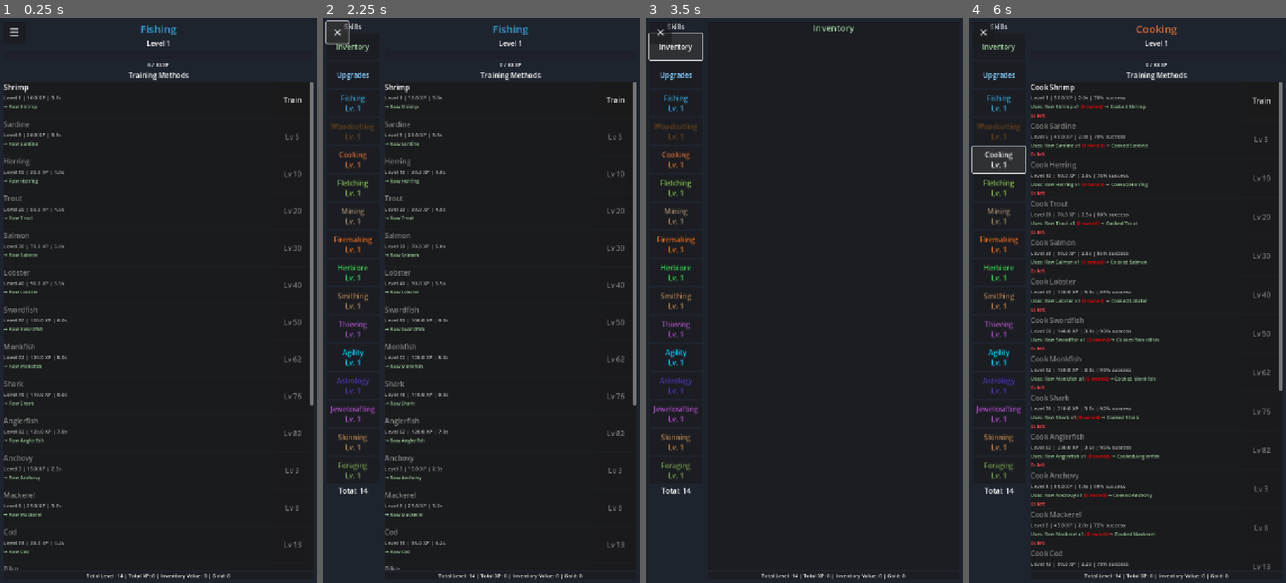
Above: before the commit, frames 1-4 (left to right).
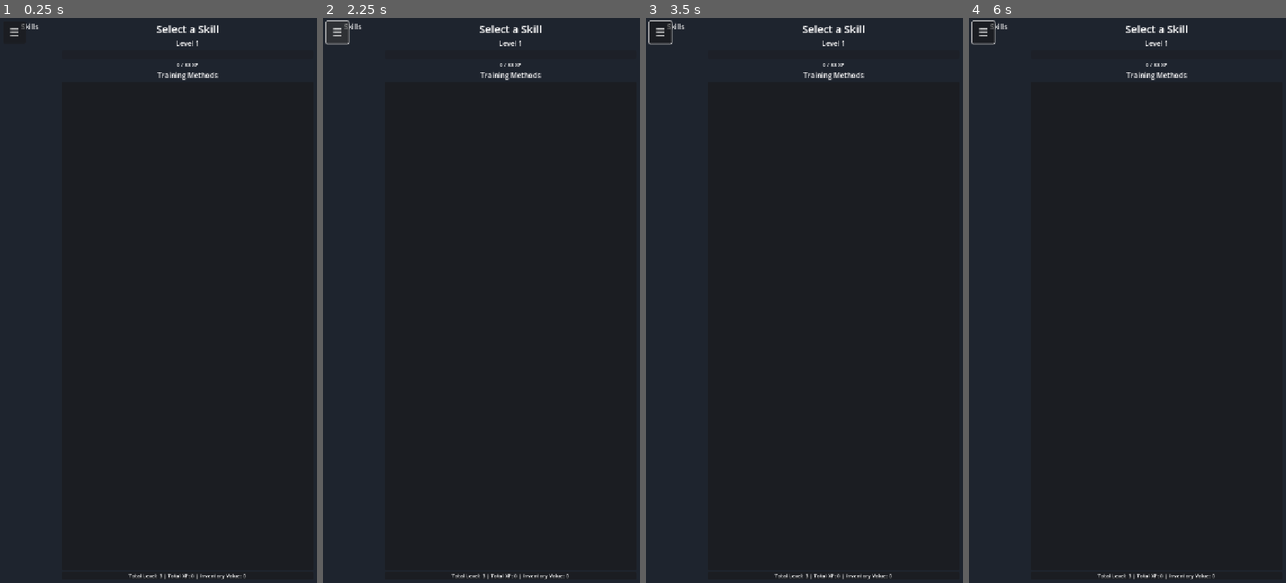
Above: after the commit, the same moments.

Repository: fahmed93/idlescapers
Game: Godot game, scene res://scenes/main.tscn
The game is run twice, just before and just after one commit, with the same random seed, the same clock (stepped at 60 frames per second) and the same inputs. This scene is started directly instead of the project's main scene.
Inputs (mouse positions are in pixels of both pictures, inside the frame that each line leads up to):
- Up to frame 1 (0.25 s): no input
- Up to frame 2 (2.25 s): click (614, 97) at 0.5 s, where only the run before the commit has a clickable "Train"; click (481, 114) at 1.25 s, where only the run before the commit has a clickable "Stop Training"; click "☰" at 2 s
- Up to frame 3 (3.5 s): click (674, 46) at 2.75 s, where only the run before the commit has a clickable "Inventory"
- Up to frame 4 (6 s): click (997, 74) at 3.5 s, where only the run before the commit has a clickable "Upgrades"; click (997, 102) at 4.25 s, where only the run before the commit has a clickable "Fishing Lv. 1"; click (997, 131) at 5 s, where only the run before the commit has a clickable "Woodcutting Lv. 1"; click (997, 159) at 5.75 s, where only the run before the commit has a clickable "Cooking Lv. 1"

The runs differ from the first frame. In frame 1, 3.8% of the frame differs, in the area x 1-99%, y 1-100%; in frame 2, 4.8%; in frame 3, 2.2%; in frame 4, 7.7%, in the area x 0-99%, y 0-100%.
Error after the commit: Parse Error: Identifier "speed_modifier" not declared in the current scope. (res://scripts/main.gd:216)

Commit message:
Move speed bonus display from individual actions to skill header
Co-authored-by: fahmed93 <4407704+fahmed93@users.noreply.github.com>

Diff:
--- a/scenes/main.tscn
+++ b/scenes/main.tscn
@@ -69,6 +69,14 @@
 layout_mode = 2
 theme_override_font_sizes/font_size = 12
 text = "0 / 83 XP"
+horizontal_alignment = 1
+
+[node name="SpeedBonusLabel" type="Label" parent="HSplitContainer/MainContent/SelectedSkillHeader"]
+visible = false
+layout_mode = 2
+theme_override_font_sizes/font_size = 14
+theme_override_colors/font_color = Color(0.5, 1, 0.5, 1)
+text = "+0% Speed Bonus"
 horizontal_alignment = 1
 
 [node name="TrainingPanel" type="PanelContainer" parent="HSplitContainer/MainContent"]
--- a/scripts/main.gd
+++ b/scripts/main.gd
@@ -15,6 +15,7 @@
 @onready var skill_level_label: Label = $HSplitContainer/MainContent/SelectedSkillHeader/SkillLevel
 @onready var skill_xp_bar: ProgressBar = $HSplitContainer/MainContent/SelectedSkillHeader/XPProgressBar
 @onready var skill_xp_label: Label = $HSplitContainer/MainContent/SelectedSkillHeader/XPLabel
+@onready var skill_speed_bonus_label: Label = $HSplitContainer/MainContent/SelectedSkillHeader/SpeedBonusLabel
 @onready var action_list_label: Label = $HSplitContainer/MainContent/ActionListLabel
 @onready var action_list_panel: PanelContainer = $HSplitContainer/MainContent/ActionList
 @onready var training_panel: PanelContainer = $HSplitContainer/MainContent/TrainingPanel
@@ -137,6 +138,14 @@
 	else:
 		skill_xp_label.text = "%.0f / %.0f XP" % [xp - current_level_xp, next_level_xp - current_level_xp]
 
+	# Show speed bonus from upgrades
+	var speed_modifier := UpgradeShop.get_skill_speed_modifier(selected_skill_id)
+	if speed_modifier > 0:
+		skill_speed_bonus_label.text = "+%.0f%% Speed Bonus" % (speed_modifier * 100)
+		skill_speed_bonus_label.visible = true
+	else:
+		skill_speed_bonus_label.visible = false
+
 func _populate_action_list() -> void:
 	# Clear existing action buttons
 	for child in action_list.get_children():
@@ -175,15 +184,6 @@
 		stats_label.add_theme_font_size_override("font_size", 12)
 		stats_label.add_theme_color_override("font_color", Color(0.7, 0.7, 0.7))
 		info_vbox.add_child(stats_label)
-
-		# Show speed bonus from upgrades
-		var speed_modifier := UpgradeShop.get_skill_speed_modifier(selected_skill_id)
-		if speed_modifier > 0:
-			var bonus_label := Label.new()
-			bonus_label.text = "+%.0f%% Speed Bonus" % (speed_modifier * 100)
-			bonus_label.add_theme_font_size_override("font_size", 11)
-			bonus_label.add_theme_color_override("font_color", Color(0.5, 1.0, 0.5))
-			info_vbox.add_child(bonus_label)
 
 		# Show required/produced items
 		var items_text := ""
@@ -716,8 +716,9 @@
 	var upgrade: UpgradeData = UpgradeShop.upgrades.get(upgrade_id)
 	if upgrade:
 		print("[Main] Purchased upgrade: %s for %s" % [upgrade.name, upgrade.skill_id])
-		# Refresh action list if viewing the skill that was upgraded
+		# Refresh skill display and action list if viewing the skill that was upgraded
 		if selected_skill_id == upgrade.skill_id:
+			_update_skill_display()
 			_populate_action_list()
 
 ## Handle upgrades updated signal
